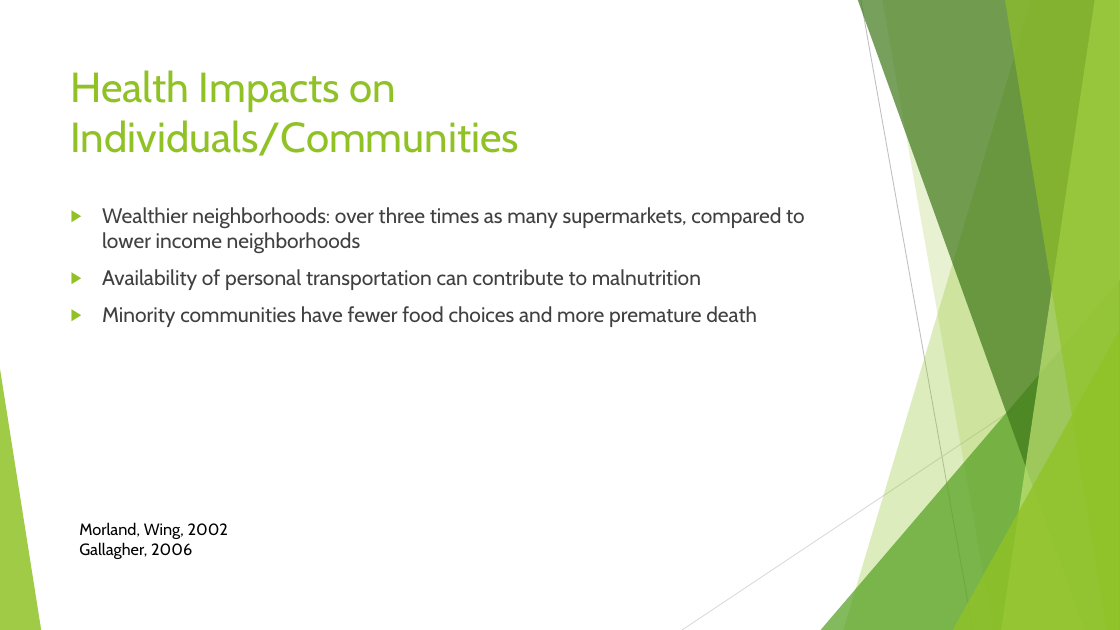
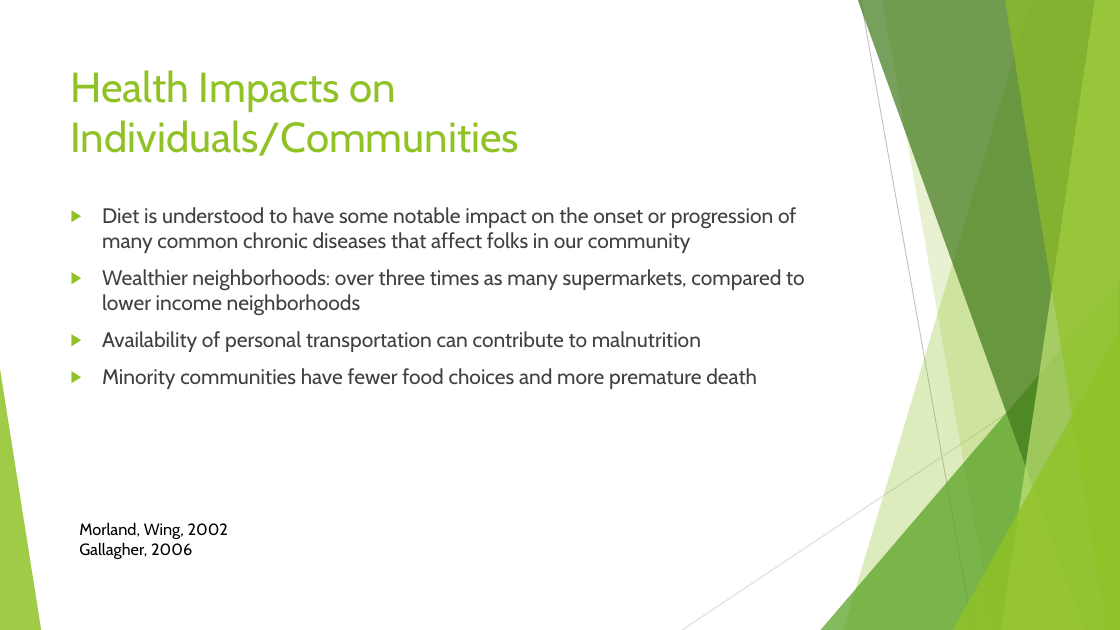
Before and after one commit to latestnight/capstone, a slide deck: slide 4 of food_desert_pp.pptx (slide 3 before the commit). Drawn at 1120x630 pixels with LibreOffice and Linux fonts; fonts in the diff are those of the drawing. Boxes give left, top, right and bottom in pixels: in the first picture for what was removed or moved away, otherwise in the second. Text is boxed around its words. In the diff, an @@ line names an element or a change of style, - is before the commit and + after.

Commit message:
updated ppt

```diff
--- a/food_desert_pp.pptx
+++ b/food_desert_pp.pptx
@@ text at <box>102,207,796,253</box>: paragraph added @@
+▶ Diet is understood to have some notable impact on the onset or progression of many common chronic diseases that affect folks in our community
```
Also in this commit, not shown: 2 slides added, 2 slides removed, 4 other files.
